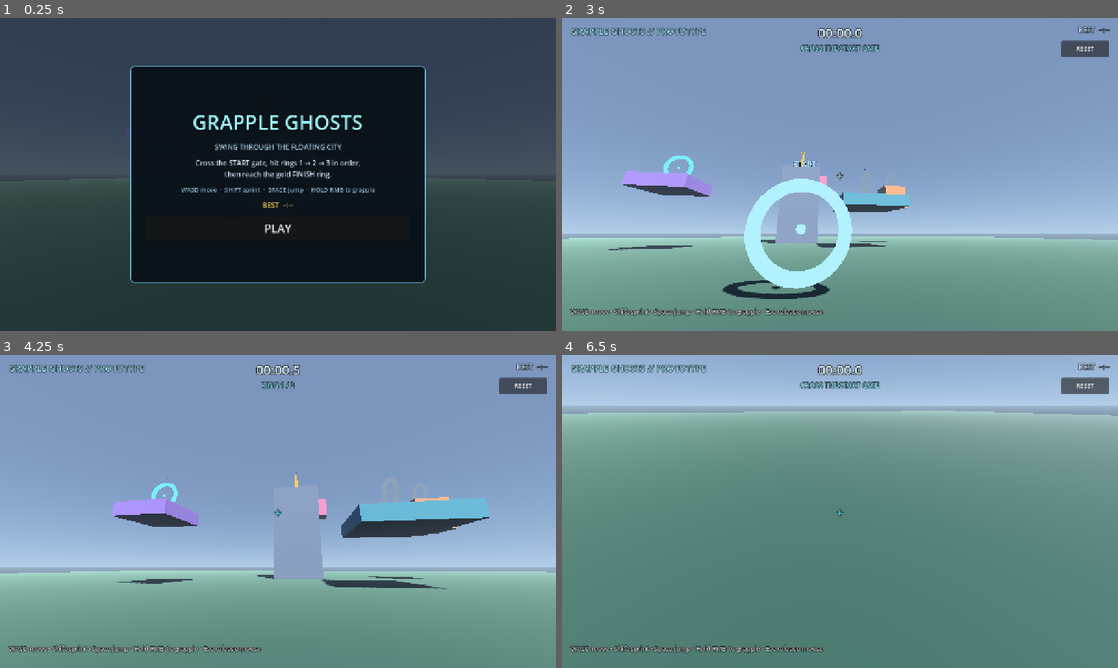
Above: before the commit, frames 1-4 (two rows, left to right).
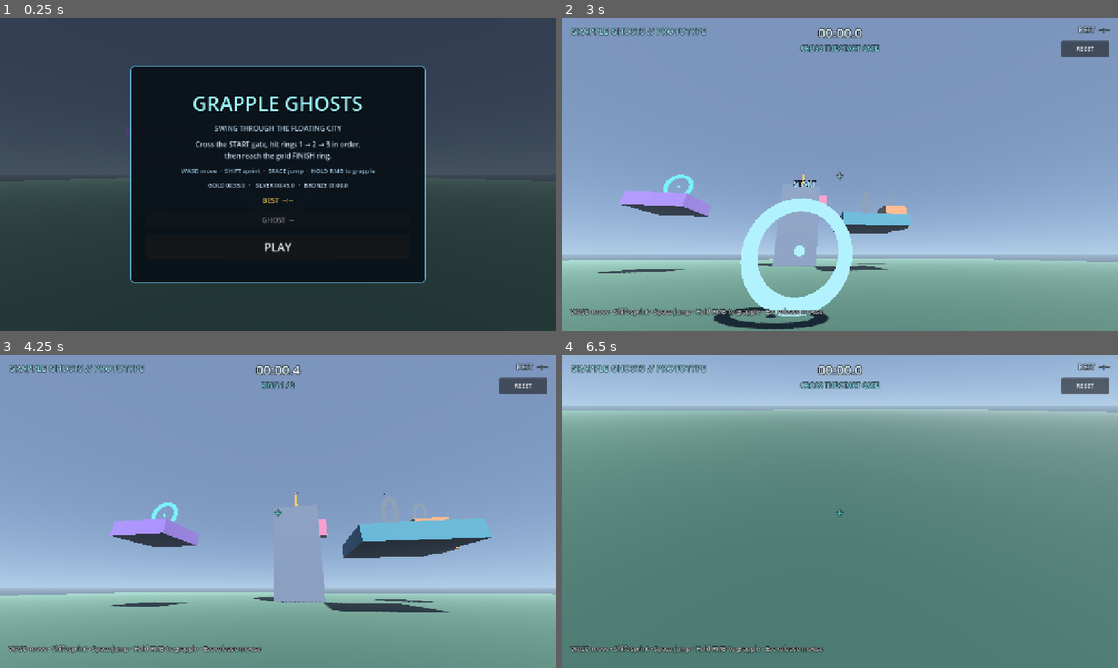
Above: after the commit, the same moments.

Repository: soda92/grapple-ghosts
Game: Godot game, scene res://scenes/main.tscn
Same seed, same stepped clock (60 frames per second), same inputs: the game is played once before the commit and once after it.
Inputs (mouse positions are in pixels of both pictures, inside the frame that each line leads up to):
- Up to frame 1 (0.25 s): no input
- Up to frame 2 (3 s): click "PLAY" at 0.5 s; click "RESET" at 1.25 s; click "PLAY" at 2 s; tap Enter at 2.75 s; move the mouse to (867, 174) at 2.77 s; hold W from 2.78 s (still down); hold Space from 2.78 s (still down); click (867, 174) at 2.92 s
- Up to frame 3 (4.25 s): keep holding W; move the mouse to (250, 511) at 3.52 s; release Space at 3.53 s; tap Enter at 3.6 s; tap Space at 3.77, 3.8, 4.07 s
- Up to frame 4 (6.5 s): move the mouse to (851, 505) at 4.27 s; hold Space 4.28-5 s; tap R at 4.35 s; release W at 5 s; drag from (812, 574) to (673, 464) at 5.02 s; tap Enter at 5.75 s; move the mouse to (1006, 558) at 5.77 s; hold A from 5.78 s (still down); hold Space from 5.78 s (still down)

The runs differ from the first frame. In frame 1, 3.9% of the frame differs, in the area x 32-68%, y 25-75%; in frame 2, 19%, in the area x 0-100%, y 42-100%; in frame 3, 18%; in frame 4, 0.7%.

Commit message:
feat: swing physics, best-run ghost, splits and medals
- Add rope constraint, reel-in, release boost, coyote time and jump buffering
- Add speed-based FOV kick and a persistent rope mesh
- Record the best run at 20 Hz, save it next to the best time and replay it as
  a translucent cyan ghost
- Add a ghost on/off toggle on the start screen
- Show ring split times and deltas against the best run
- Add gold/silver/bronze medal targets and finish-panel medal
- Update start screen with targets and ghost state
- Add ghost/start screenshots and README documentation

Diff:
--- a/scenes/main.tscn
+++ b/scenes/main.tscn
@@ -264,6 +264,23 @@
 text = "CROSS THE START GATE"
 horizontal_alignment = 1
 
+
+
+[node name="Split" type="Label" parent="UI"]
+visible = false
+anchor_left = 0.5
+anchor_right = 0.5
+offset_left = -300.0
+offset_top = 86.0
+offset_right = 300.0
+offset_bottom = 112.0
+theme_override_colors/font_color = Color(0.55, 0.95, 1, 1)
+theme_override_colors/font_outline_color = Color(0, 0, 0, 0.85)
+theme_override_constants/outline_size = 5
+theme_override_font_sizes/font_size = 16
+text = ""
+horizontal_alignment = 1
+
 [node name="Reset" type="Button" parent="UI"]
 anchor_left = 1.0
 anchor_right = 1.0
@@ -327,6 +344,14 @@
 text = "BEST   --:--"
 horizontal_alignment = 1
 
+
+
+[node name="Medal" type="Label" parent="UI/Finish/Panel/Margin/VBox"]
+theme_override_colors/font_color = Color(1, 0.82, 0.3, 1)
+theme_override_font_sizes/font_size = 17
+text = "NO MEDAL"
+horizontal_alignment = 1
+
 [node name="New" type="Label" parent="UI/Finish/Panel/Margin/VBox"]
 visible = false
 theme_override_colors/font_color = Color(1, 0.82, 0.30, 1)
@@ -399,11 +424,27 @@
 text = "HOLD GRAPPLE TO SWING"
 horizontal_alignment = 1
 
+
+
+[node name="Targets" type="Label" parent="UI/Start/Panel/Margin/VBox"]
+theme_override_colors/font_color = Color(0.78, 0.88, 0.96, 0.9)
+theme_override_font_sizes/font_size = 13
+text = "GOLD --:--   ·   SILVER --:--   ·   BRONZE --:--"
+horizontal_alignment = 1
+
 [node name="Best" type="Label" parent="UI/Start/Panel/Margin/VBox"]
 theme_override_colors/font_color = Color(1, 0.82, 0.32, 1)
 theme_override_font_sizes/font_size = 16
 text = "BEST  --:--"
 horizontal_alignment = 1
+
+
+
+[node name="Ghost" type="Button" parent="UI/Start/Panel/Margin/VBox"]
+custom_minimum_size = Vector2(0, 40)
+focus_mode = 0
+theme_override_font_sizes/font_size = 16
+text = "GHOST  --"
 
 [node name="Play" type="Button" parent="UI/Start/Panel/Margin/VBox"]
 custom_minimum_size = Vector2(0, 56)
--- a/scripts/course.gd
+++ b/scripts/course.gd
@@ -1,5 +1,6 @@
 extends Node3D
-## 60-second course: cross the start gate, touch three rings in order, finish on the tower.
+## Grapple course: start gate, ordered rings, medal targets, splits,
+## best-time ghost replay and a finish panel.
 
 const START_POS := Vector3(0.0, 2.6, 8.0)
 const RINGS := [
@@ -10,15 +11,23 @@
 const FINISH_POS := Vector3(-2.0, 23.2, -38.0)
 const CONFIG_PATH := "user://grapple_ghosts.cfg"
 
+const GOLD_TIME := 35.0
+const SILVER_TIME := 45.0
+const BRONZE_TIME := 60.0
+const GHOST_HZ := 20.0
+
 var player: Node3D
 var ui: CanvasLayer
 var timer_label: Label
 var best_label: Label
 var progress_label: Label
+var split_label: Label
 var finish_panel: Control
 var finish_time: Label
 var finish_best: Label
 var finish_new: Label
+var finish_medal: Label
+var ghost_toggle: Button
 var touch_controls: Control
 
 var rings: Array[Area3D] = []
@@ -33,10 +42,26 @@
 var best := 0.0
 var _timer_t := 0.0
 
+var splits: Array[float] = []
+var best_splits: Array[float] = []
+var ghost_enabled := true
+
+var _rec_accum := 0.0
+var rec_points: Array[Vector3] = []
+var rec_times: Array[float] = []
+var rec_yaws: Array[float] = []
+var best_points: Array[Vector3] = []
+var best_times: Array[float] = []
+var best_yaws: Array[float] = []
+
+var ghost_visual: Node3D
+var _ghost_i := 0
+
 
 func _ready() -> void:
 	_load_best()
 	_build_course()
+	_build_ghost()
 
 
 func setup(p: Node3D, u: CanvasLayer) -> void:
@@ -45,25 +70,40 @@
 	timer_label = ui.get_node("Timer")
 	best_label = ui.get_node("Best")
 	progress_label = ui.get_node("Progress")
+	split_label = ui.get_node_or_null("Split")
 	finish_panel = ui.get_node("Finish")
 	finish_time = finish_panel.get_node("Panel/Margin/VBox/Time")
 	finish_best = finish_panel.get_node("Panel/Margin/VBox/Best")
 	finish_new = finish_panel.get_node("Panel/Margin/VBox/New")
+	finish_medal = finish_panel.get_node_or_null("Panel/Margin/VBox/Medal")
 	touch_controls = ui.get_node("TouchControls")
+	ghost_toggle = ui.get_node_or_null("Start/Panel/Margin/VBox/Ghost")
+	if ghost_toggle != null:
+		ghost_toggle.pressed.connect(_toggle_ghost)
+	var target_label: Label = ui.get_node_or_null("Start/Panel/Margin/VBox/Targets")
+	if target_label != null:
+		target_label.text = targets_text()
 	timer_label.text = _fmt(0.0)
 	progress_label.text = "CROSS THE START GATE"
 	_update_best_label()
 	_refresh_rings()
+	_refresh_ghost_toggle()
 
 
 func _process(delta: float) -> void:
-	if running and not finished:
-		time += delta
-		_timer_t += delta
-		if _timer_t >= 0.05:
-			_timer_t = 0.0
-			if timer_label != null:
-				timer_label.text = _fmt(time)
+	if not running or finished:
+		return
+	time += delta
+	_rec_accum += delta
+	while _rec_accum >= 1.0 / GHOST_HZ:
+		_rec_accum -= 1.0 / GHOST_HZ
+		_record_sample(time)
+	_update_ghost()
+	_timer_t += delta
+	if _timer_t >= 0.05:
+		_timer_t = 0.0
+		if timer_label != null:
+			timer_label.text = _fmt(time)
 
 
 func _build_course() -> void:
@@ -72,6 +112,46 @@
 		var d: Dictionary = RINGS[i]
 		_make_gate(d["pos"], d["yaw"], d["label"], Color(0.45, 0.95, 1.0), i)
 	_make_gate(FINISH_POS, PI * 0.5, "FINISH", Color(1.0, 0.80, 0.30), -2)
+
+
+func _build_ghost() -> void:
+	ghost_visual = Node3D.new()
+	ghost_visual.name = "BestGhost"
+	ghost_visual.visible = false
+	add_child(ghost_visual)
+
+	var mat := StandardMaterial3D.new()
+	mat.shading_mode = BaseMaterial3D.SHADING_MODE_UNSHADED
+	mat.albedo_color = Color(0.30, 0.92, 1.0, 0.28)
+	mat.transparency = BaseMaterial3D.TRANSPARENCY_ALPHA
+	mat.emission_enabled = true
+	mat.emission = Color(0.25, 0.85, 1.0)
+	mat.emission_energy_multiplier = 1.2
+	mat.cull_mode = BaseMaterial3D.CULL_DISABLED
+
+	var body := MeshInstance3D.new()
+	var capsule := CapsuleMesh.new()
+	capsule.radius = 0.32
+	capsule.height = 1.45
+	capsule.radial_segments = 8
+	capsule.rings = 4
+	body.mesh = capsule
+	body.material_override = mat
+	body.position.y = 0.85
+	body.cast_shadow = GeometryInstance3D.SHADOW_CASTING_SETTING_OFF
+	ghost_visual.add_child(body)
+
+	var head := MeshInstance3D.new()
+	var sphere := SphereMesh.new()
+	sphere.radius = 0.27
+	sphere.height = 0.54
+	sphere.radial_segments = 8
+	sphere.rings = 4
+	head.mesh = sphere
+	head.material_override = mat
+	head.position.y = 1.72
+	head.cast_shadow = GeometryInstance3D.SHADOW_CASTING_SETTING_OFF
+	ghost_visual.add_child(head)
 
 
 func _make_gate(pos: Vector3, yaw: float, txt: String, color: Color, index: int) -> void:
@@ -106,8 +186,6 @@
 	mesh.material_override = mat
 	area.add_child(mesh)
 
-	# Ring centers are explicit grapple anchors (layer 2), so the player can
-	# grapple straight to the hoop instead of trying to jump up to a platform.
 	var anchor := StaticBody3D.new()
 	anchor.collision_layer = 2
 	anchor.collision_mask = 0
@@ -163,6 +241,7 @@
 		time = 0.0
 		_timer_t = 0.0
 		next_index = 0
+		_begin_run()
 		progress_label.text = "RING 1 / %d" % rings.size()
 		_refresh_rings()
 	elif index == -2:
@@ -180,12 +259,70 @@
 		if index > next_index:
 			progress_label.text = "RING %d FIRST" % (next_index + 1)
 			return
+		splits.append(time)
 		next_index += 1
+		_update_split(index)
 		if next_index >= rings.size():
 			progress_label.text = "REACH THE FINISH"
 		else:
 			progress_label.text = "RING %d / %d" % [next_index + 1, rings.size()]
 		_refresh_rings()
+
+
+func _begin_run() -> void:
+	splits.clear()
+	rec_points.clear()
+	rec_times.clear()
+	rec_yaws.clear()
+	_rec_accum = 0.0
+	_ghost_i = 0
+	_record_sample(0.0)
+	if split_label != null:
+		split_label.visible = false
+	_update_ghost()
+
+
+func _record_sample(t: float) -> void:
+	if player == null or not is_instance_valid(player):
+		return
+	rec_points.append(player.global_position)
+	rec_times.append(t)
+	rec_yaws.append(player.rotation.y)
+
+
+func _update_ghost() -> void:
+	if ghost_visual == null:
+		return
+	if not ghost_enabled or not running or finished \
+			or best_points.size() < 2 or best_times.size() != best_points.size() \
+			or best_yaws.size() != best_points.size():
+		ghost_visual.visible = false
+		return
+	ghost_visual.visible = true
+	var t := time
+	var i := _ghost_i
+	while i < best_times.size() - 2 and best_times[i + 1] <= t:
+		i += 1
+	_ghost_i = i
+	var t0 := best_times[i]
+	var t1 := best_times[i + 1]
+	var a := clampf((t - t0) / maxf(0.001, t1 - t0), 0.0, 1.0)
+	ghost_visual.global_position = best_points[i].lerp(best_points[i + 1], a)
+	ghost_visual.rotation.y = lerp_angle(best_yaws[i], best_yaws[i + 1], a)
+
+
+func _update_split(index: int) -> void:
+	if split_label == null:
+		return
+	var line := "RING %d   %s" % [index + 1, _fmt(time)]
+	var col := Color(0.55, 0.95, 1.0)
+	if best_splits.size() > index:
+		var d := time - best_splits[index]
+		line += "   %s%.2f" % ["-" if d < 0.0 else "+", absf(d)]
+		col = Color(0.55, 1.0, 0.65) if d < 0.0 else Color(1.0, 0.55, 0.45)
+	split_label.text = line
+	split_label.add_theme_color_override("font_color", col)
+	split_label.visible = true
 
 
 func _refresh_rings() -> void:
@@ -208,17 +345,36 @@
 	finished = true
 	running = false
 	timer_label.text = _fmt(time)
+	_record_sample(time)
+	if ghost_visual != null:
+		ghost_visual.visible = false
 
 	var new_best := best <= 0.0 or time < best
 	if new_best:
 		best = time
+		best_splits.clear()
+		for s in splits:
+			best_splits.append(s)
+		best_points.clear()
+		best_points.append_array(rec_points)
+		best_times.clear()
+		best_times.append_array(rec_times)
+		best_yaws.clear()
+		best_yaws.append_array(rec_yaws)
 		_save_best()
 		_update_best_label()
 	finish_new.visible = new_best
 
+	var medal := _medal_for(time)
+	if finish_medal != null:
+		finish_medal.text = medal["label"]
+		finish_medal.add_theme_color_override("font_color", medal["color"])
+
 	finish_time.text = "TIME   " + _fmt(time)
 	finish_best.text = "BEST   " + _fmt(best)
 	progress_label.text = "FINISH"
+	if split_label != null:
+		split_label.visible = false
 	finish_panel.visible = true
 
 	if player != null:
@@ -229,6 +385,21 @@
 	Input.mouse_mode = Input.MOUSE_MODE_VISIBLE
 
 
+func _medal_for(t: float) -> Dictionary:
+	if t <= GOLD_TIME:
+		return {"label": "GOLD MEDAL", "color": Color(1.0, 0.82, 0.30)}
+	if t <= SILVER_TIME:
+		return {"label": "SILVER MEDAL", "color": Color(0.82, 0.90, 1.0)}
+	if t <= BRONZE_TIME:
+		return {"label": "BRONZE MEDAL", "color": Color(0.86, 0.55, 0.34)}
+	return {"label": "NO MEDAL", "color": Color(0.65, 0.70, 0.76)}
+
+
+func targets_text() -> String:
+	return "GOLD %s   ·   SILVER %s   ·   BRONZE %s" % [
+		_fmt(GOLD_TIME), _fmt(SILVER_TIME), _fmt(BRONZE_TIME)]
+
+
 func _update_best_label() -> void:
 	if best_label == null:
 		return
@@ -247,12 +418,53 @@
 
 func _load_best() -> void:
 	var cfg := ConfigFile.new()
-	if cfg.load(CONFIG_PATH) == OK:
-		best = float(cfg.get_value("course", "best", 0.0))
+	if cfg.load(CONFIG_PATH) != OK:
+		return
+	best = float(cfg.get_value("course", "best", 0.0))
+	ghost_enabled = bool(cfg.get_value("course", "ghost_enabled", true))
+	var pts = cfg.get_value("course", "best_points", [])
+	var ts = cfg.get_value("course", "best_times", [])
+	var ys = cfg.get_value("course", "best_yaws", [])
+	if pts is Array and ts is Array and ys is Array:
+		for p in pts:
+			if p is Vector3:
+				best_points.append(p)
+		for t in ts:
+			best_times.append(float(t))
+		for y in ys:
+			best_yaws.append(float(y))
+	if best_points.size() != best_times.size() or best_points.size() != best_yaws.size():
+		best_points.clear()
+		best_times.clear()
+		best_yaws.clear()
+	var ss = cfg.get_value("course", "best_splits", [])
+	if ss is Array:
+		for s in ss:
+			best_splits.append(float(s))
 
 
 func _save_best() -> void:
 	var cfg := ConfigFile.new()
 	cfg.load(CONFIG_PATH)
 	cfg.set_value("course", "best", best)
+	cfg.set_value("course", "ghost_enabled", ghost_enabled)
+	cfg.set_value("course", "best_points", best_points)
+	cfg.set_value("course", "best_times", best_times)
+	cfg.set_value("course", "best_yaws", best_yaws)
+	cfg.set_value("course", "best_splits", best_splits)
 	cfg.save(CONFIG_PATH)
+
+
+func _toggle_ghost() -> void:
+	ghost_enabled = not ghost_enabled
+	_save_best()
+	_refresh_ghost_toggle()
+
+
+func _refresh_ghost_toggle() -> void:
+	if ghost_toggle == null:
+		return
+	ghost_toggle.disabled = best_points.size() < 2
+	ghost_toggle.text = "GHOST  ON" if ghost_enabled else "GHOST  OFF"
+	if best_points.size() < 2:
+		ghost_toggle.text = "GHOST  --"
--- a/scripts/player.gd
+++ b/scripts/player.gd
@@ -7,8 +7,13 @@
 const GRAVITY := 20.0
 const LOOK := 0.0024
 const RANGE := 90.0
-const PULL := 38.0
 const AIR_CONTROL := 5.0
+const REEL := 16.0
+const MAX_GRAPPLE_SPEED := 40.0
+const RELEASE_BOOST := 4.0
+const COYOTE_TIME := 0.12
+const JUMP_BUFFER := 0.12
+const BASE_FOV := 80.0
 
 var pitch := 0.0
 var anchor := Vector3.ZERO
@@ -20,6 +25,11 @@
 var touch_sprint := false
 var touch_jump := false
 var _aim_state := false
+var _space_prev := false
+var _jump_buffer := 0.0
+var _coyote := 0.0
+var rope_len := 0.0
+var _fov := BASE_FOV
 
 var _rope: BoxMesh
 var _line: MeshInstance3D
@@ -80,32 +90,64 @@
 		).limit_length(1.0)
 	var wish := global_transform.basis * Vector3(input.x, 0.0, input.y)
 
+	var jump_pressed := false
+	if mobile:
+		jump_pressed = touch_jump
+		touch_jump = false
+	else:
+		var down := Input.is_key_pressed(KEY_SPACE)
+		jump_pressed = down and not _space_prev
+		_space_prev = down
+	if jump_pressed:
+		_jump_buffer = JUMP_BUFFER
+	_jump_buffer = maxf(0.0, _jump_buffer - delta)
+	_coyote = maxf(0.0, _coyote - delta)
+	if is_on_floor():
+		_coyote = COYOTE_TIME
+
 	if grappling:
 		var to := anchor - global_position
-		if to.length() < 2.0:
-			_release()
+		var dist := to.length()
+		if dist < 2.0:
+			_release(false)
 		else:
-			velocity += to.normalized() * PULL * delta
+			rope_len = maxf(2.0, rope_len - REEL * delta)
+			velocity.y -= GRAVITY * delta
 			velocity += wish * AIR_CONTROL * delta
-			var flat := Vector2(velocity.x, velocity.z).limit_length(38.0)
-			velocity.x = flat.x
-			velocity.z = flat.y
+			var dir := to / dist
+			var radial := velocity.dot(dir)
+			if radial < 0.0:
+				velocity -= dir * radial
+			velocity = velocity.limit_length(MAX_GRAPPLE_SPEED)
+			move_and_slide()
+			var to2 := anchor - global_position
+			var d2 := to2.length()
+			if d2 > rope_len:
+				global_position = anchor - to2.normalized() * rope_len
 	else:
 		var sprint := touch_sprint if mobile else Input.is_key_pressed(KEY_SHIFT)
 		var speed := SPRINT if sprint else SPEED
 		velocity.x = wish.x * speed
 		velocity.z = wish.z * speed
-		var jump := touch_jump if mobile else Input.is_key_pressed(KEY_SPACE)
-		if mobile:
-			touch_jump = false
 		if not is_on_floor():
 			velocity.y -= GRAVITY * delta
-		elif jump:
+		elif _jump_buffer > 0.0 and _coyote > 0.0:
 			velocity.y = JUMP
-
-	move_and_slide()
+			_jump_buffer = 0.0
+			_coyote = 0.0
+		move_and_slide()
+
 	_draw_rope()
 	_update_aim(delta)
+
+
+func _process(delta: float) -> void:
+	var speed := Vector2(velocity.x, velocity.z).length()
+	var target := BASE_FOV \
+		+ clampf((speed - 10.0) / 26.0, 0.0, 1.0) * 8.0 \
+		+ (3.0 if grappling else 0.0)
+	_fov = lerpf(_fov, target, 1.0 - exp(-6.0 * delta))
+	cam.fov = _fov
 
 
 func set_touch_move(v: Vector2, sprint: bool) -> void:
@@ -160,11 +202,18 @@
 	if hit.is_empty():
 		return
 	anchor = hit["position"]
+	rope_len = maxf(4.0, global_position.distance_to(anchor))
 	grappling = true
 
 
-func _release() -> void:
+func _release(boost := true) -> void:
+	if not grappling:
+		return
 	grappling = false
+	if boost:
+		var fwd := -cam.global_basis.z
+		velocity += fwd * RELEASE_BOOST + Vector3.UP * 1.5
+		velocity = velocity.limit_length(46.0)
 	_draw_rope()
 
 
Binary file added: docs/ghost.png
Not shown, added: docs/ghost.png.import
Binary file changed: docs/start.png
